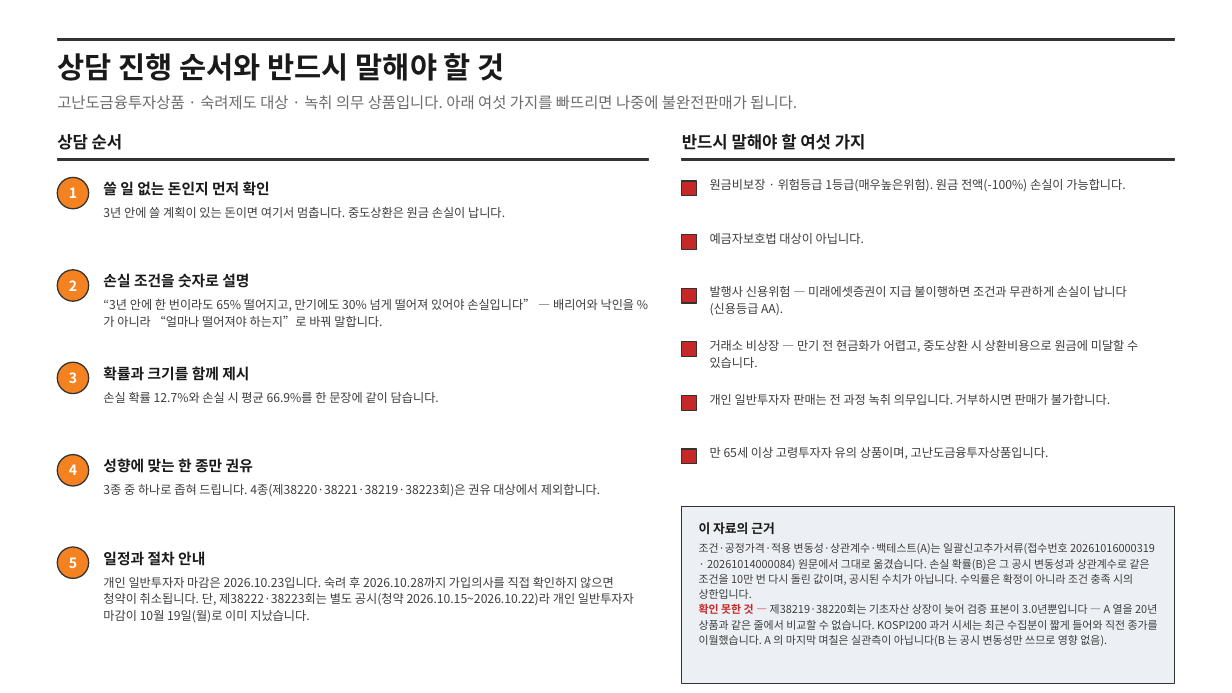
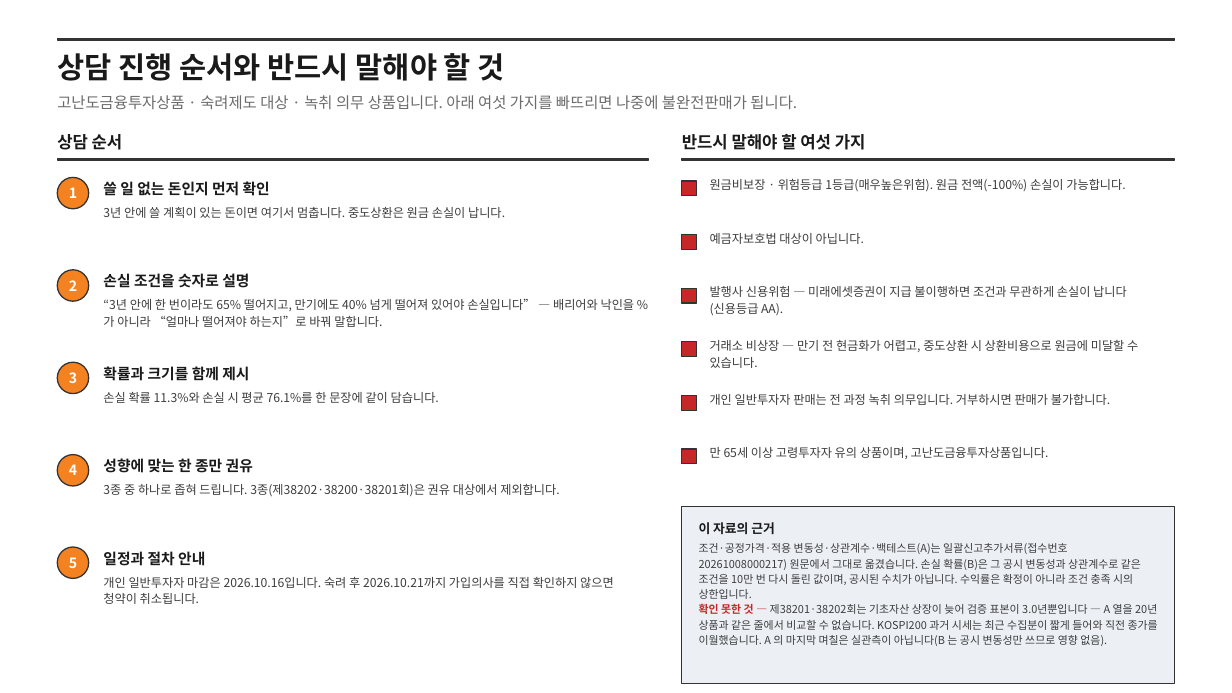
Before and after one commit to hanaroline/work_1, a slide deck: slide 8 of els-sales-deck.pptx. Drawn at 1232x693 pixels with LibreOffice and Linux fonts; fonts in the diff are those of the drawing. Boxes give left, top, right and bottom in pixels: in the first picture for what was removed or moved away, otherwise in the second. Text is boxed around its words. In the diff, an @@ line names an element or a change of style, - is before the commit and + after.

```diff
--- a/els-sales-deck.pptx
+++ b/els-sales-deck.pptx
@@ text at <box>103,299,635,327</box>: text changed @@
-“3년 안에 한 번이라도 65% 떨어지고, 만기에도 30% 넘게 떨어져 있어야 손실입니다” — 배리어와 낙인을 %가 아니라 “얼마나 떨어져야 하는지”로 바꿔 말합니다.
+“3년 안에 한 번이라도 65% 떨어지고, 만기에도 40% 넘게 떨어져 있어야 손실입니다” — 배리어와 낙인을 %가 아니라 “얼마나 떨어져야 하는지”로 바꿔 말합니다.
@@ text at <box>103,392,439,403</box>: text changed @@
-손실 확률 12.7%와 손실 시 평균 66.9%를 한 문장에 같이 담습니다.
+손실 확률 11.3%와 손실 시 평균 76.1%를 한 문장에 같이 담습니다.
@@ text at <box>103,484,559,496</box>: text changed @@
-3종 중 하나로 좁혀 드립니다. 4종(제38220·38221·38219·38223회)은 권유 대상에서 제외합니다.
+3종 중 하나로 좁혀 드립니다. 3종(제38202·38200·38201회)은 권유 대상에서 제외합니다.
@@ text at <box>699,543,1141,599</box>: text changed @@
-조건·공정가격·적용 변동성·상관계수·백테스트(A)는 일괄신고추가서류(접수번호 20261016000319 · 20261014000084) 원문에서 그대로 옮겼습니다. 손실 확률(B)은 그 공시 변동성과 상관계수로 같은 조건을 10만 번 다시 돌린 값이며, 공시된 수치가 아닙니다. 수익률은 확정이 아니라 조건 충족 시의 상한입니다.
+조건·공정가격·적용 변동성·상관계수·백테스트(A)는 일괄신고추가서류(접수번호 20261008000217) 원문에서 그대로 옮겼습니다. 손실 확률(B)은 그 공시 변동성과 상관계수로 같은 조건을 10만 번 다시 돌린 값이며, 공시된 수치가 아닙니다. 수익률은 확정이 아니라 조건 충족 시의 상한입니다.
@@ text at <box>103,577,614,604</box>: text changed @@
-개인 일반투자자 마감은 2026.10.23입니다. 숙려 후 2026.10.28까지 가입의사를 직접 확인하지 않으면 청약이 취소됩니다. 단, 제38222·38223회는 별도 공시(청약 2026.10.15~2026.10.22)라 개인 일반투자자 마감이 10월 19일(월)로 이미 지났습니다.
+개인 일반투자자 마감은 2026.10.16입니다. 숙려 후 2026.10.21까지 가입의사를 직접 확인하지 않으면 청약이 취소됩니다.
@@ text at <box>699,604,1158,646</box>: text changed @@
-확인 못한 것 — 제38219·38220회는 기초자산 상장이 늦어 검증 표본이 3.0년뿐입니다 — A 열을 20년 상품과 같은 줄에서 비교할 수 없습니다. KOSPI200 과거 시세는 최근 수집분이 짧게 들어와 직전 종가를 이월했습니다. A 의 마지막 며칠은 실관측이 아닙니다(B 는 공시 변동성만 쓰므로 영향 없음).
+확인 못한 것 — 제38201·38202회는 기초자산 상장이 늦어 검증 표본이 3.0년뿐입니다 — A 열을 20년 상품과 같은 줄에서 비교할 수 없습니다. KOSPI200 과거 시세는 최근 수집분이 짧게 들어와 직전 종가를 이월했습니다. A 의 마지막 며칠은 실관측이 아닙니다(B 는 공시 변동성만 쓰므로 영향 없음).
```
Also in this commit, not shown: 7 other slides changed, 23 other files.
